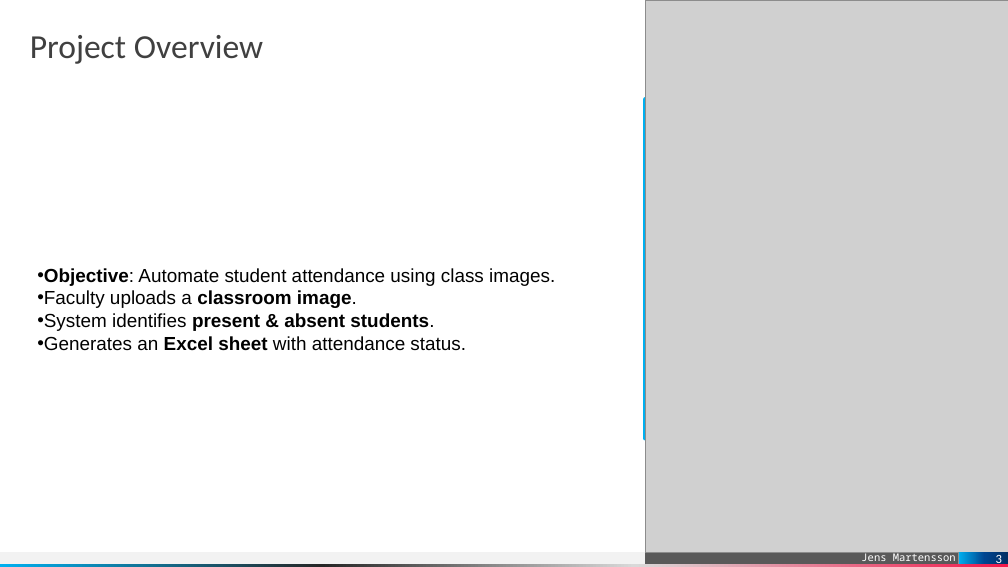
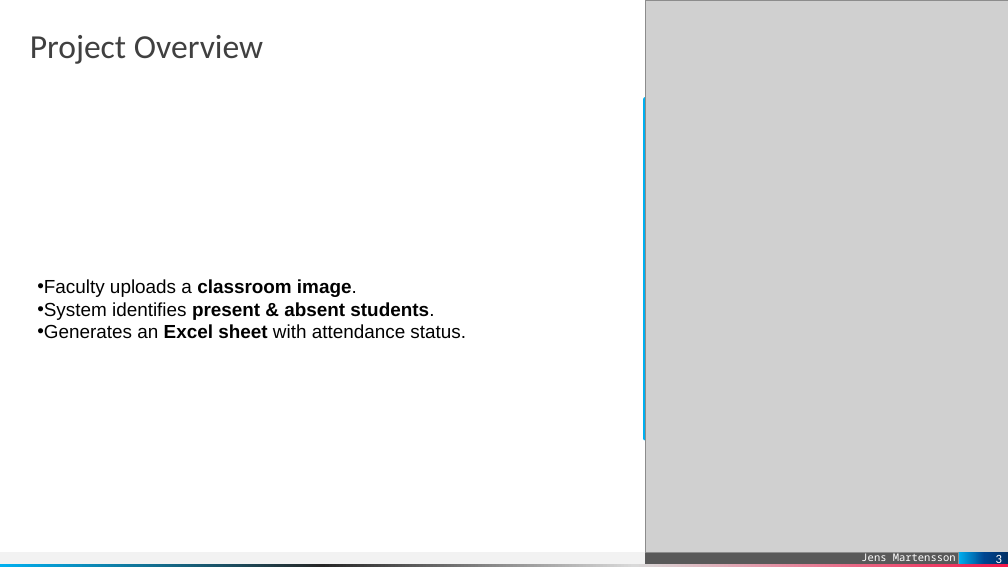
Before and after one commit to BhargavBhalodiya04/CP-Assignments, a slide deck: slide 3 of Attendance System Using AWS.pptx. Drawn at 1008x567 pixels with LibreOffice and Linux fonts; fonts in the diff are those of the drawing; grey boxes stand for pictures. Boxes give left, top, right and bottom in pixels: in the first picture for what was removed or moved away, otherwise in the second. Text is boxed around its words. In the diff, an @@ line names an element or a change of style, - is before the commit and + after.

Commit message:
Bhargav_92310133004_Project-Video

```diff
--- a/Attendance System Using AWS.pptx
+++ b/Attendance System Using AWS.pptx
@@ text at box(44, 268, 555, 286): paragraph removed @@
-• Objective: Automate student attendance using class images.
@@ text "Faculty uploads a classroom image.": place and size @@
-text "Faculty uploads a classroom image." at box(37, 268, 555, 351)
+text "Faculty uploads a classroom image." at box(37, 279, 466, 339)
```
Also in this commit, not shown: 2 other files.
